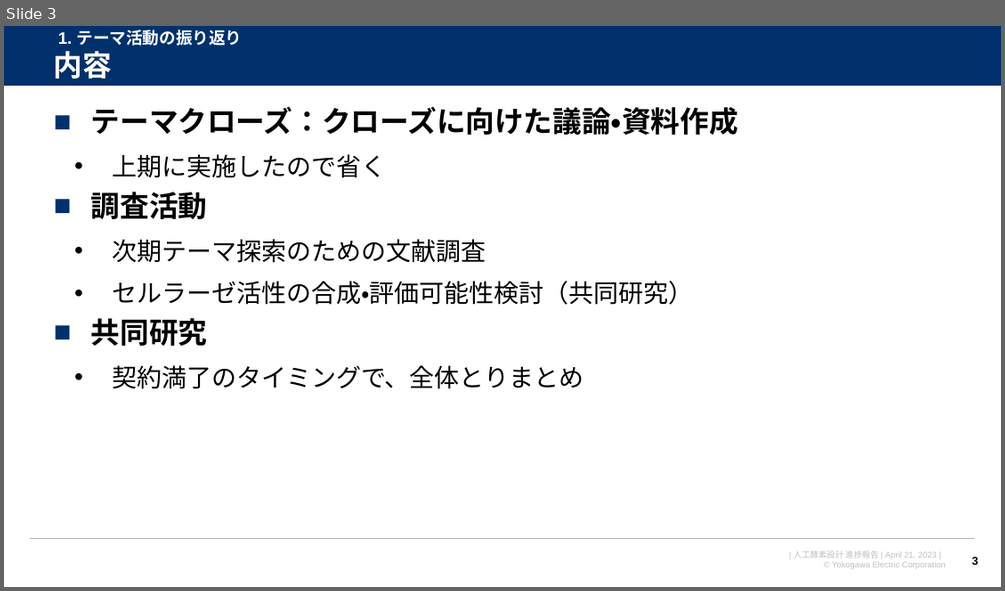
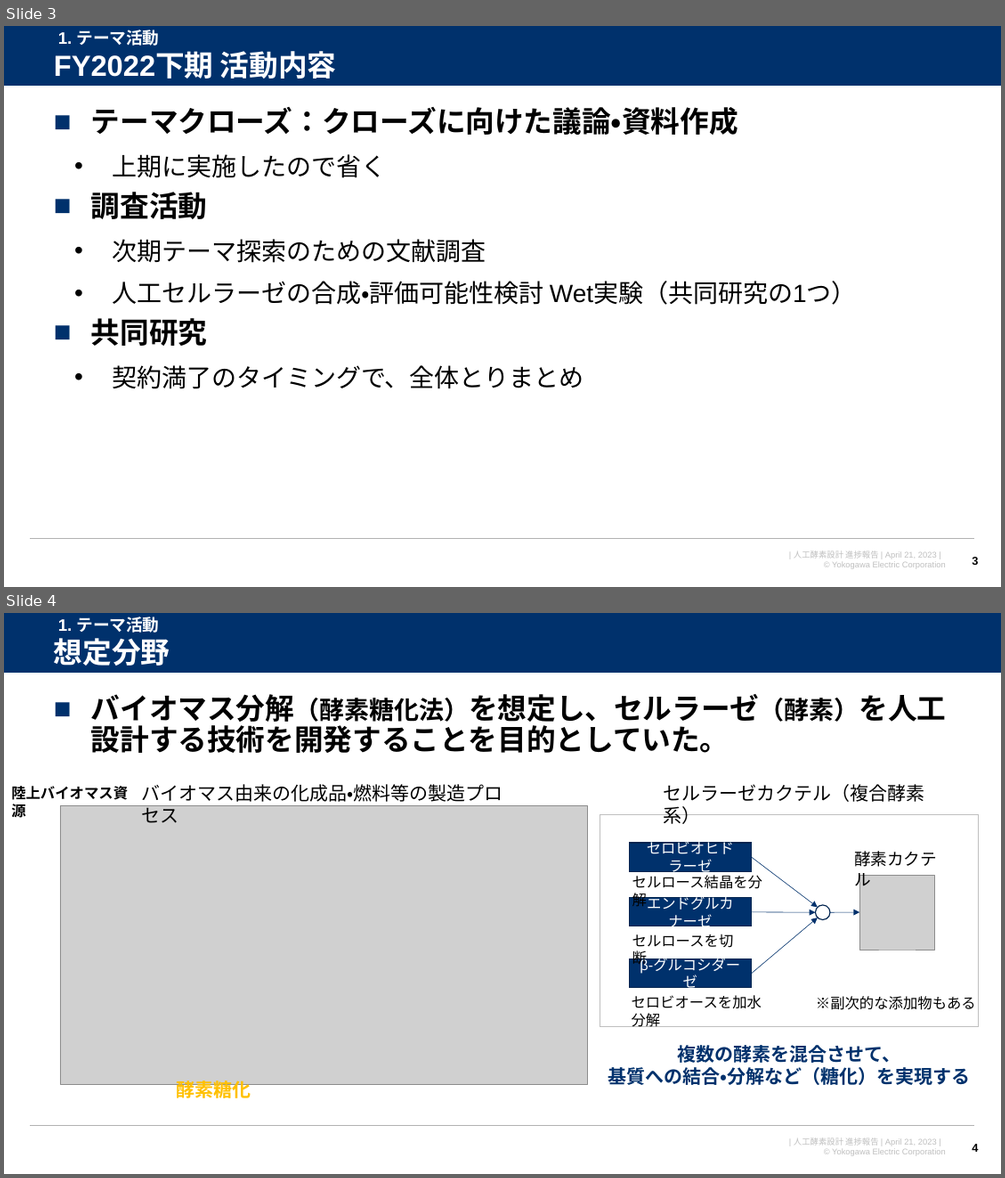
Before and after one commit to watarukumagai-git/denovo, a slide deck: joint_res/230421_人工酵素設計_進捗報告_rev.0.pptx. Shown one above the other, each under a label of ours: slide 3 before the commit, slides 3 and 4 after it. The pictures are 1005x591 and 1005x1178 pixels, drawn with LibreOffice and Linux fonts; fonts in the diff are those of the drawing; grey boxes stand for pictures; background and template pictures are left out. Boxes give left, top, right and bottom in pixels: in the first picture for what was removed or moved away, otherwise in the second. Text is boxed around its words. In the diff, an @@ line names an element or a change of style, - is before the commit and + after.

```diff
--- a/joint_res/230421_人工酵素設計_進捗報告_rev.0.pptx
+++ b/joint_res/230421_人工酵素設計_進捗報告_rev.0.pptx
@@ slide 4 added at (x1=4, y1=613, x2=1001, y2=1174), background #FFFFFF; not listed: 4 template elements that a slide beside it also shows @@
@@ title added at (x1=54, y1=638, x2=170, y2=666), 28 pt, text #FFFFFF, bold @@
+想定分野
@@ text added at (x1=58, y1=617, x2=160, y2=633), 16 pt, text #FFFFFF, bold @@
+1. テーマ活動
@@ text added at (x1=91, y1=694, x2=946, y2=753), 28 pt, text #000000, bold @@
+■ バイオマス分解（酵素糖化法）を想定し、セルラーゼ（酵素）を人工設計する技術を開発することを目的としていた。
@@ text added at (x1=11, y1=786, x2=128, y2=820), 14 pt, text #000000, bold @@
+陸上バイオマス資源
@@ text added at (x1=142, y1=784, x2=503, y2=802), 18 pt, text #000000 @@
+バイオマス由来の化成品・燃料等の製造プロセス
@@ text added at (x1=663, y1=784, x2=925, y2=802), 18 pt, text #000000 @@
+セルラーゼカクテル（複合酵素系）
@@ picture added at (x1=60, y1=806, x2=587, y2=1084) @@
@@ pentagon arrow added at (x1=600, y1=815, x2=979, y2=1027), fill #FFFFFF, outline #BFBFBF 1 pt @@
@@ rectangle added at (x1=629, y1=843, x2=752, y2=871), fill #00316C, outline #002450 1 pt, 14 pt, text #FFFFFF @@
+セロビオヒドラーゼ
@@ text added at (x1=854, y1=851, x2=937, y2=890), 16 pt, text #000000 @@
+酵素カクテル
@@ text added at (x1=632, y1=875, x2=762, y2=906), 14 pt, text #000000 @@
+セルロース結晶を分解
@@ arrow added from (752, 857) to (817, 907), #00316C 0.5 pt @@
@@ picture added at (x1=859, y1=875, x2=934, y2=949) @@
@@ rectangle added at (x1=629, y1=898, x2=752, y2=926), fill #00316C, outline #002450 1 pt, 14 pt, text #FFFFFF @@
+エンドグルカナーゼ
@@ ellipse added at (x1=816, y1=905, x2=830, y2=919), outline #002450 1 pt @@
@@ arrow added from (752, 912) to (816, 912), #00316C 0.5 pt @@
@@ arrow added from (752, 973) to (817, 917), #00316C 0.5 pt @@
@@ arrow added from (830, 912) to (859, 912), #00316C 0.5 pt @@
@@ rectangle added at (x1=629, y1=959, x2=752, y2=988), fill #00316C, outline #002450 1 pt, 14 pt, text #FFFFFF @@
+β-グルコシダーゼ
@@ text added at (x1=632, y1=933, x2=734, y2=968), 14 pt, text #000000 @@
+セルロースを切断
@@ text added at (x1=631, y1=995, x2=761, y2=1027), 14 pt, text #000000 @@
+セロビオースを加水分解
@@ text added at (x1=816, y1=996, x2=976, y2=1010), 14 pt, text #000000 @@
+※副次的な添加物もある
@@ text added at (x1=608, y1=1045, x2=971, y2=1085), 18 pt, text #00316C, bold @@
+複数の酵素を混合させて、
+基質への結合・分解など（糖化）を実現する
@@ text added at (x1=177, y1=1078, x2=251, y2=1101), 18 pt, text #FFC000, bold @@
+酵素糖化
@@ page number added at (x1=971, y1=1143, x2=978, y2=1151), 11 pt, text #000000, bold @@
+4
@@ slide 3 changed as well @@
@@ title at (x1=54, y1=51, x2=337, y2=79): text changed @@
-内容
+FY2022下期 活動内容
@@ text at (x1=58, y1=30, x2=160, y2=46): text changed @@
-1. テーマ活動の振り返り
+1. テーマ活動
@@ text at (x1=112, y1=281, x2=857, y2=305): text changed @@
-  • セルラーゼ活性の合成・評価可能性検討（共同研究）
+  • 人工セルラーゼの合成・評価可能性検討 Wet実験（共同研究の1つ）
```
Also in this commit, not shown: 8 other slides changed, 12 other slides added, 1 slide removed.
